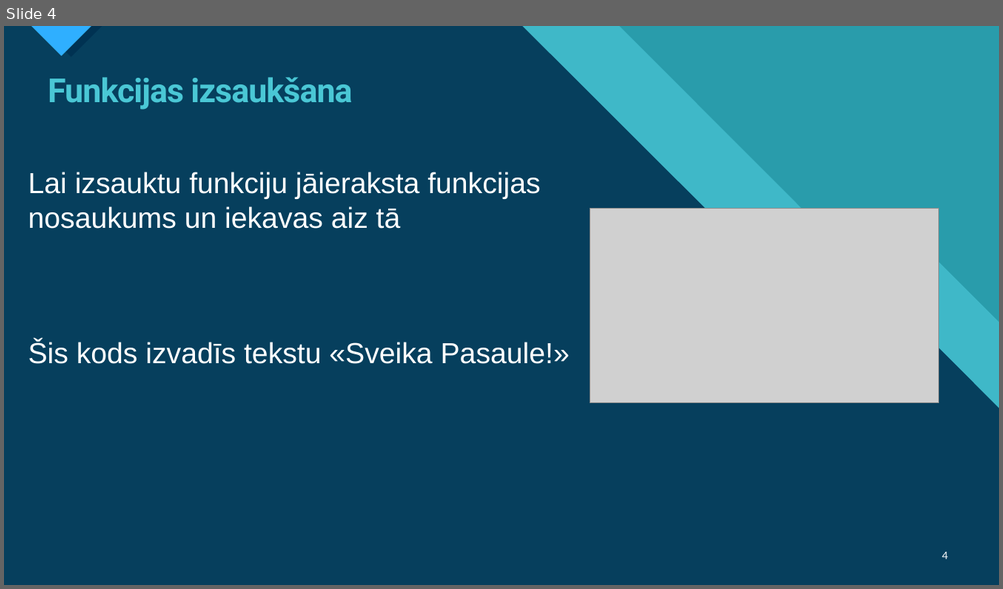
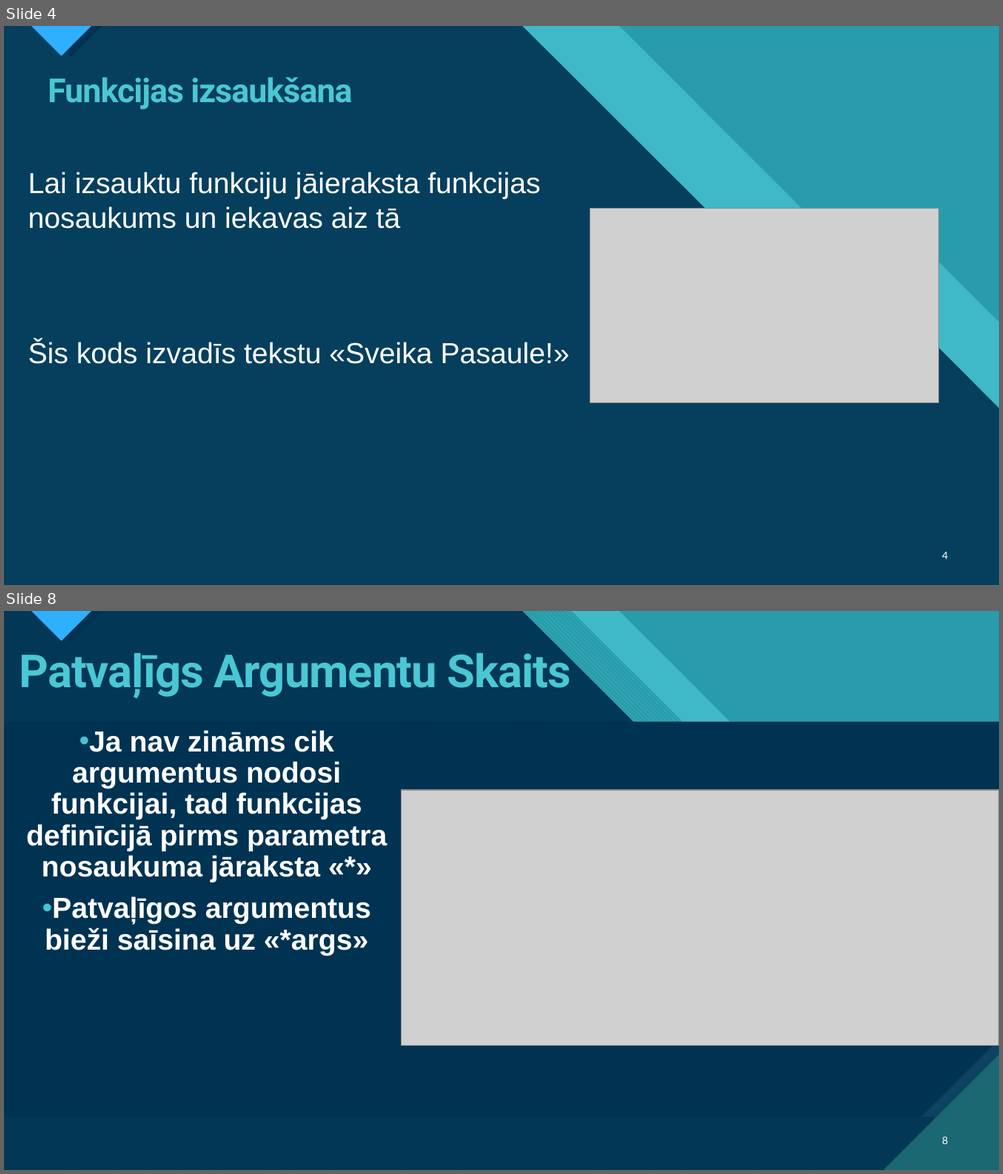
Before and after one commit to Klavinsnemakprogrammet/GalaEksamens2.Kurss, a slide deck: Python Funkcijas.pptx. Shown one above the other, each under a label of ours: slide 4 before the commit, slides 4 and 8 after it; the slides between them are not shown. The pictures are 1003x589 and 1003x1174 pixels, drawn with LibreOffice and Linux fonts; fonts in the diff are those of the drawing; grey boxes stand for pictures. Boxes give left, top, right and bottom in pixels: in the first picture for what was removed or moved away, otherwise in the second. Text is boxed around its words. In the diff, an @@ line names an element or a change of style, - is before the commit and + after.

```diff
--- a/Python Funkcijas.pptx
+++ b/Python Funkcijas.pptx
@@ slide 8 added at (4, 611, 999, 1170), background #47C3D3; not listed: 17 template elements that a slide beside it also shows @@
@@ freeform shape added at (4, 611, 999, 1170), fill pattern #47C3D3 on #1B6872 @@
@@ title added at (20, 646, 571, 698), 44 pt, text #4AC7D5, bold @@
+Patvaļīgs Argumentu Skaits
@@ text added at (26, 730, 387, 956), 28 pt, text #FFFFFF @@
+• Ja nav zināms cik argumentus nodosi funkcijai, tad funkcijas definīcijā pirms parametra nosaukuma jāraksta «*»
+• Patvaļīgos argumentus bieži saīsina uz «*args»
@@ picture added at (401, 790, 999, 1046) @@
@@ page number added at (942, 1137, 948, 1145), 10 pt, text #FFFFFF @@
+8
```
Also in this commit, not shown: 1 slide changed, 5 other slides added, 10 slides removed.
